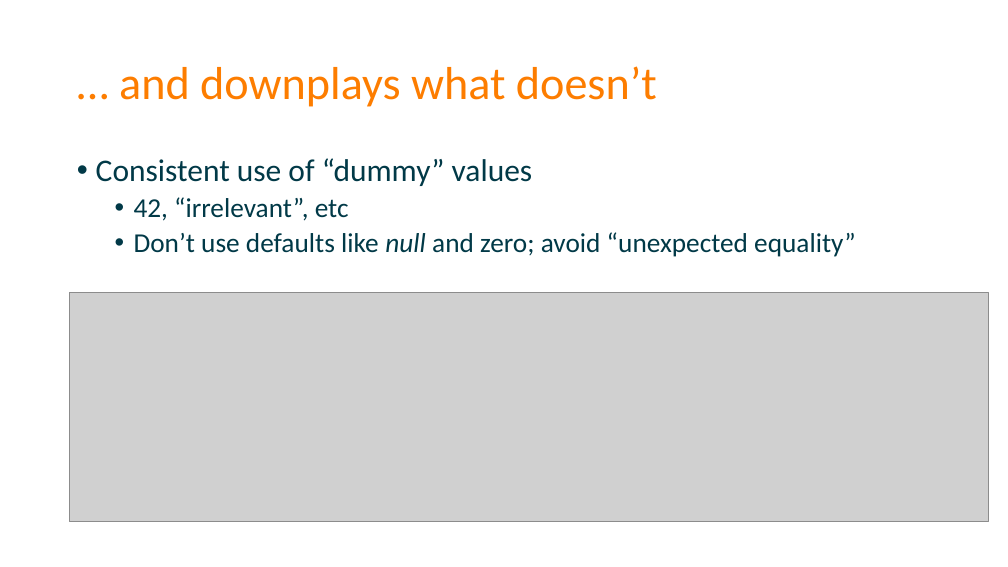
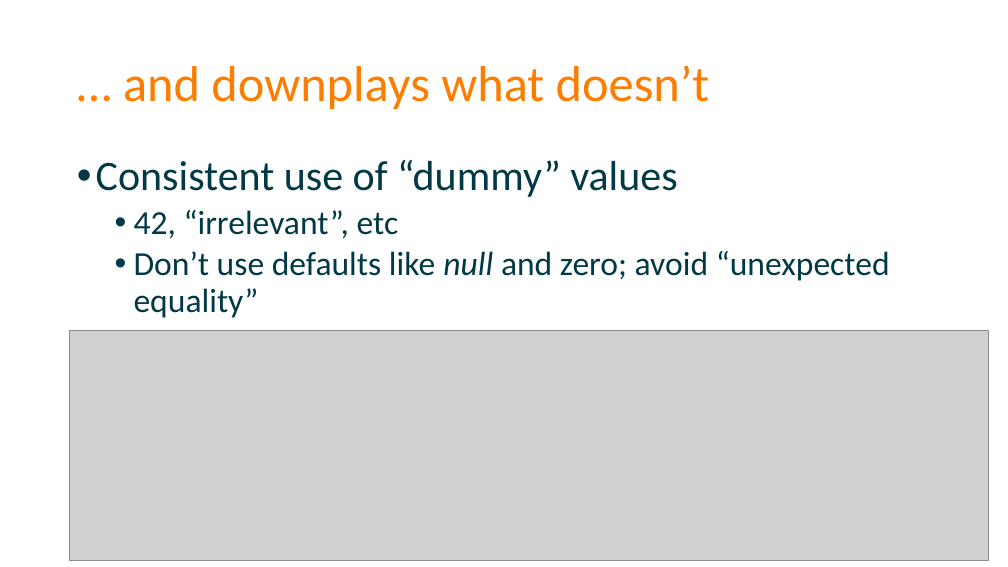
Before and after one commit to spetryjohnson/Talk-Patterns_of_Effective_Test_Setup, a slide deck: slide 37 of POETS - CodeMash 2017.pptx (slide 41 before the commit). Drawn at 1008x567 pixels with LibreOffice and Linux fonts; fonts in the diff are those of the drawing; grey boxes stand for pictures. Boxes give left, top, right and bottom in pixels: in the first picture for what was removed or moved away, otherwise in the second. Text is boxed around its words. In the diff, an @@ line names an element or a change of style, - is before the commit and + after.

Commit message:
Increasing slide font sizes (partial)

```diff
--- a/POETS - CodeMash 2017.pptx
+++ b/POETS - CodeMash 2017.pptx
@@ title "… and downplays what doesn’t" at [123, 65, 710, 109]: size 44 to 48 pt @@
@@ text "Consistent use of “dummy” values" at [96, 160, 890, 318]: size 30 to 40 pt in "Consistent use of “dummy” values"; size 26 to 32 pt in "42, “irrelevant”, etc", "Don’t use defaults like null and zero; ..." @@
@@ picture: place and size @@
-picture at [70, 293, 989, 522]
+picture at [70, 331, 989, 560]
```
Also in this commit, not shown: 69 other slides changed, 4 slides removed, 1 other file.
